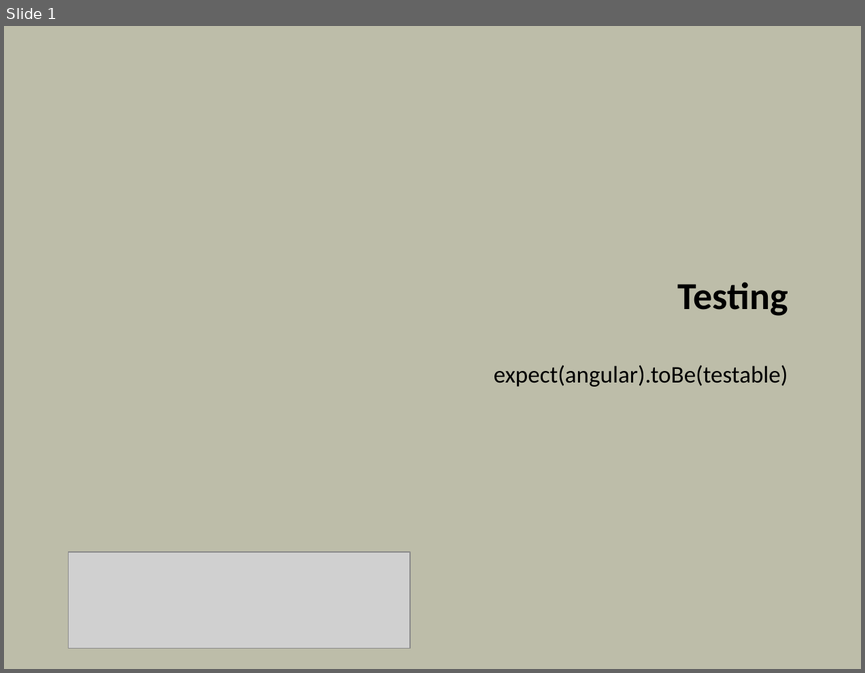
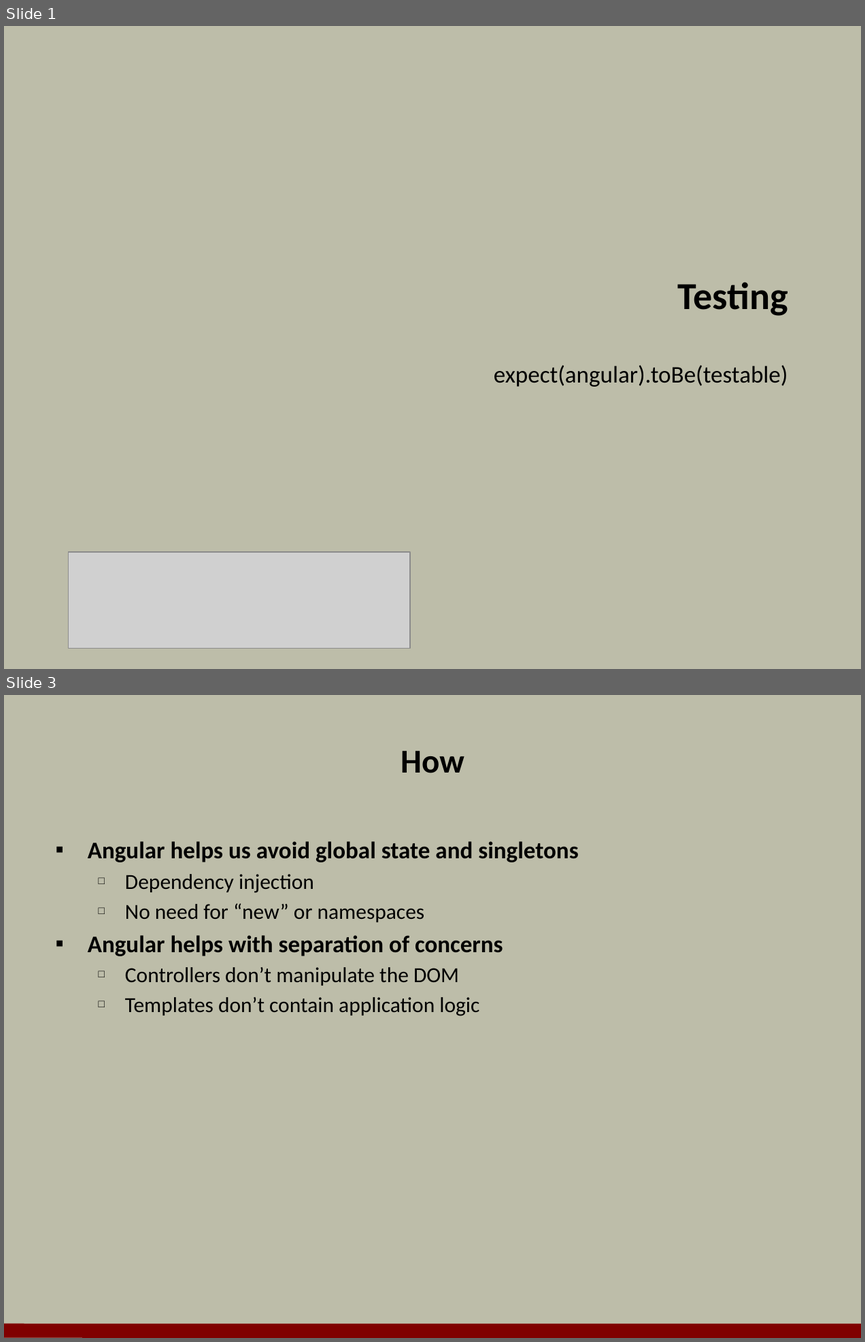
Before and after one commit to OdeToCode/classes, a slide deck: angularjs/slides/06_Testing.pptx. Shown one above the other, each under a label of ours: slide 1 before the commit, slides 1 and 3 after it; the slides between them are not shown. The pictures are 865x673 and 865x1342 pixels, drawn with LibreOffice and Linux fonts; fonts in the diff are those of the drawing; grey boxes stand for pictures; background and template pictures are left out. Boxes give left, top, right and bottom in pixels: in the first picture for what was removed or moved away, otherwise in the second. Text is boxed around its words. In the diff, an @@ line names an element or a change of style, - is before the commit and + after.

```diff
--- a/angularjs/slides/06_Testing.pptx
+++ b/angularjs/slides/06_Testing.pptx
@@ slide 3 added at [4, 695, 861, 1338], background #BDBDA9 @@
@@ title added at [400, 751, 464, 773], 28 pt, text #000000, bold @@
+How
@@ text added at [88, 841, 578, 1016], 18 pt, text #000000 @@
+▪ Angular helps us avoid global state and singletons
+  □ Dependency injection
+  □ No need for “new” or namespaces
+▪ Angular helps with separation of concerns
+  □ Controllers don’t manipulate the DOM
+  □ Templates don’t contain application logic
@@ line added from (4, 1330) to (861, 1331), #800000 12 pt @@
```
Also in this commit, not shown: 9 other slides added, 1 slide removed, 44 other files.
